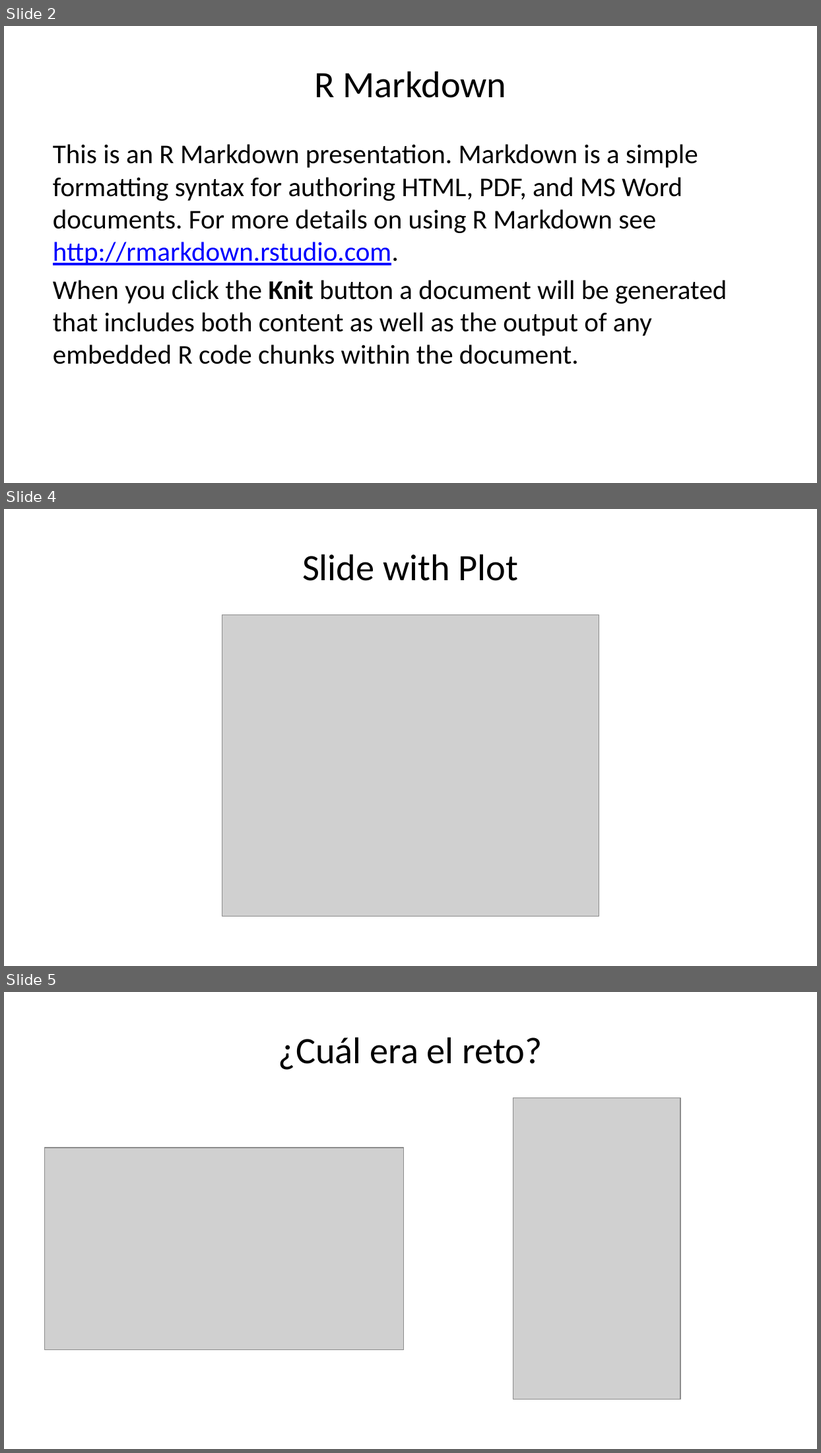
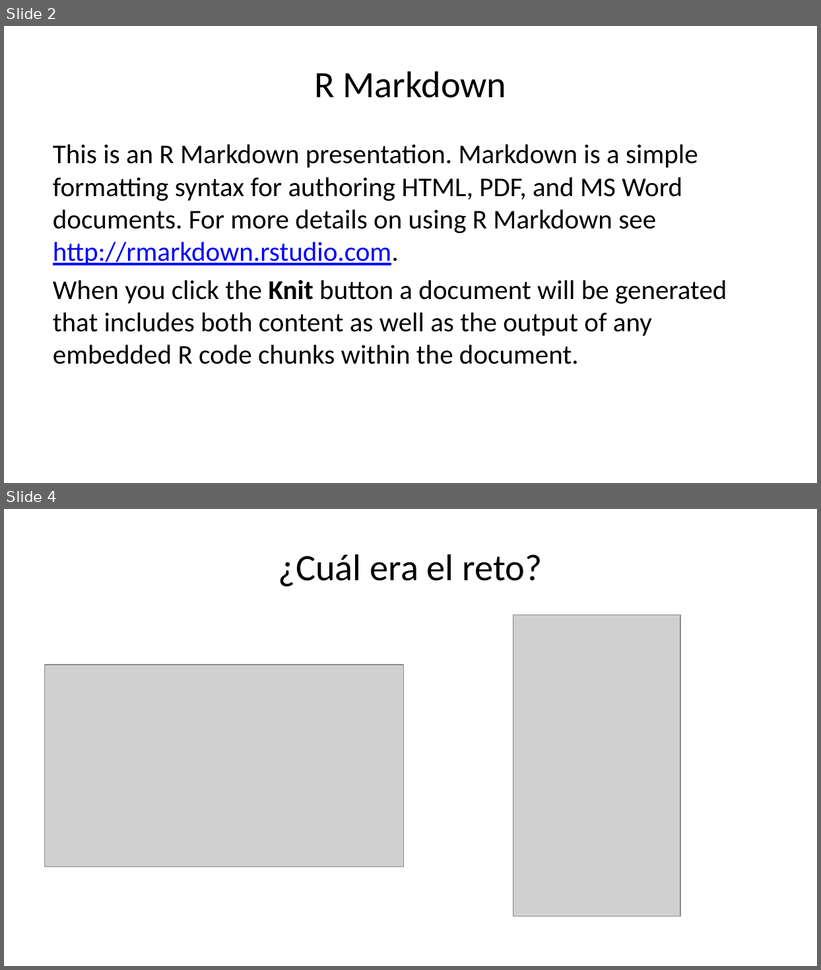
Before and after one commit to datacivica/ppt-huelladecuidados-LatinR, a slide deck: ppt-LatinR.pptx. Shown one above the other, each under a label of ours: slides 2, 4 and 5 before the commit, slides 2 and 4 after it; the slides between them are not shown. The pictures are 821x1453 and 821x970 pixels, drawn with LibreOffice and Linux fonts; fonts in the diff are those of the drawing; grey boxes stand for pictures. Boxes give left, top, right and bottom in pixels: in the first picture for what was removed or moved away, otherwise in the second. Text is boxed around its words. In the diff, an @@ line names an element or a change of style, - is before the commit and + after.

```diff
--- a/ppt-LatinR.pptx
+++ b/ppt-LatinR.pptx
@@ slide 4 removed at (x1=4, y1=509, x2=817, y2=966), background #FFFFFF @@
@@ title removed at (x1=302, y1=554, x2=519, y2=581) @@
-Slide with Plot
@@ picture removed at (x1=222, y1=615, x2=599, y2=917) @@
@@ what was slide 5 is now slide 4 @@
```
Also in this commit, not shown: 1 slide changed, 1 slide added, 1 other slide removed, 3 other files.
